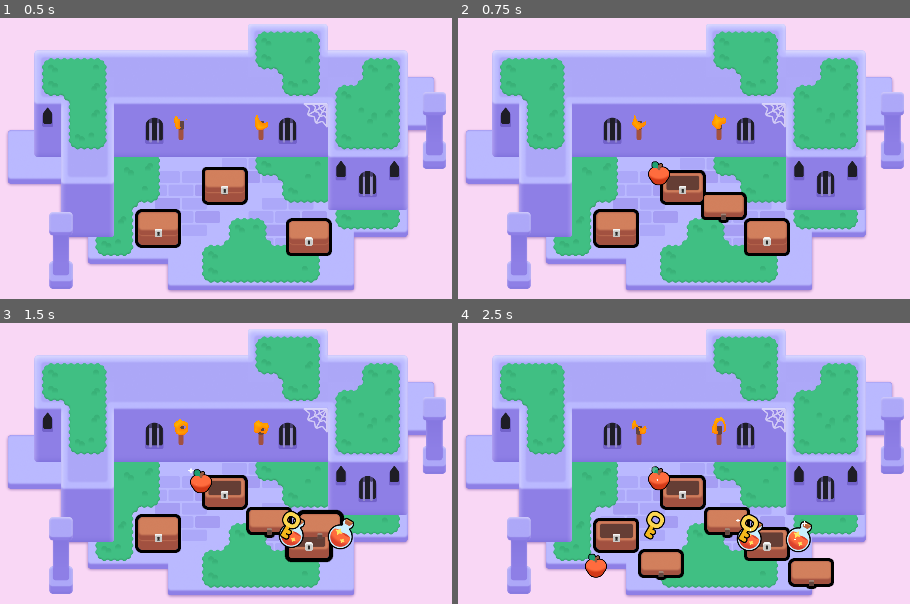
Above: before the commit, frames 1-4 (two rows, left to right).
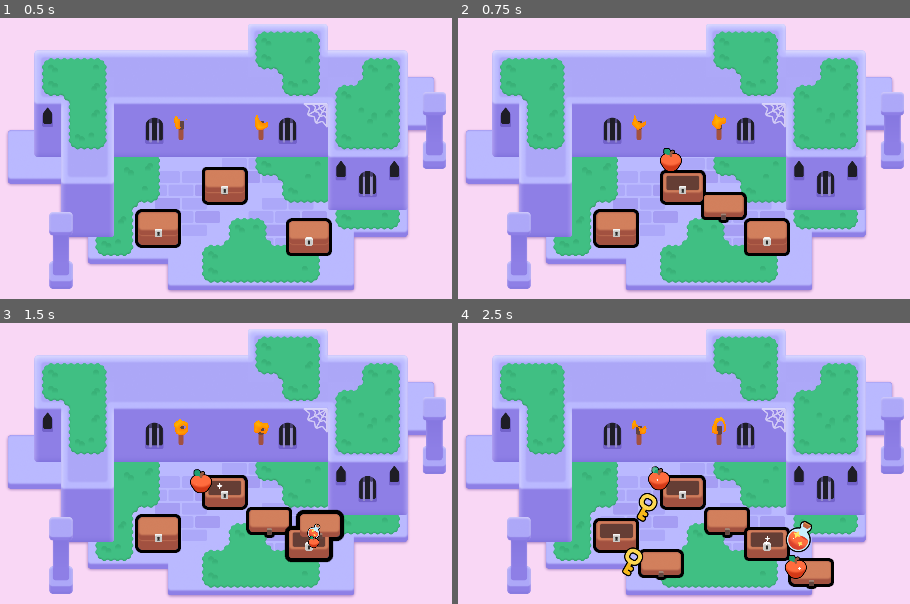
Above: after the commit, the same moments.

Repository: monkeytickler812/2d-GameDev-Course
Game: Godot game, scene res://lessons/mini_dungeon.tscn
Same seed, same stepped clock (60 frames per second), same inputs: the game is played once before the commit and once after it.
Inputs (mouse positions are in pixels of both pictures, inside the frame that each line leads up to):
- Up to frame 1 (0.5 s): no input
- Up to frame 2 (0.75 s): tap Enter at 0.5 s; move the mouse to (684, 183) at 0.52 s; press the mouse at (684, 183) at 0.53 s; hold D (move_right) from 0.53 s (still down)
- Up to frame 3 (1.5 s): tap Space at 0.77 s; move the mouse to (307, 542) at 1.27 s; release D (move_right) at 1.28 s; release the mouse at (307, 542) at 1.28 s; hold S (move_down) from 1.28 s (still down); right-click (307, 542) at 1.35 s; click (307, 542) at 1.42 s
- Up to frame 4 (2.5 s): tap Space at 1.52 s; move the mouse to (616, 533) at 2.02 s; release S (move_down) at 2.03 s; hold D (move_right) from 2.03 s (still down); tap Z at 2.1 s; click (616, 533) at 2.17 s

Frame 1 is identical in both runs. In frame 2, 0.6% of the frame differs, in the area x 42-50%, y 46-60%; in frame 3, 1.2%; in frame 4, 2.1%, in the area x 28-78%, y 60-92%.

Commit message:
L7 complete

Diff:
--- a/M06.looting_workbook/chest.gd
+++ b/M06.looting_workbook/chest.gd
@@ -3,23 +3,27 @@
 @export var possible_items: Array[PackedScene] = []
 
 @onready var canvas_group: CanvasGroup = $CanvasGroup
-@onready var animation_player: AnimationPlayer = $AnimationPlayer
+
 
 func _ready() -> void:
 	mouse_entered.connect(_on_mouse_entered)
 	mouse_exited.connect(_on_mouse_exited)
 	canvas_group.material.set_shader_parameter("line_thickness", 3.0)
 
+
 func set_outline_thickness(new_thickness: float) -> void:
 	canvas_group.material.set_shader_parameter("line_thickness", new_thickness)
+
 
 func _on_mouse_entered() -> void:
 	var tween := create_tween()
 	tween.tween_method(set_outline_thickness, 3.0, 6.0, 0.08)
 
+
 func _on_mouse_exited() -> void:
 	var tween := create_tween()
 	tween.tween_method(set_outline_thickness, 6.0, 3.0, 0.08)
+
 
 func _input_event(viewport: Node, event: InputEvent, shape_index: int):
 	var event_is_mouse_click: bool = (
@@ -31,22 +35,43 @@
 	if event_is_mouse_click:
 		open()
 
+
 func open() -> void:
-	animation_player.play("open")
+	input_pickable = false
 
-	input_pickable = false
+	get_node("AnimationPlayer").play("open", 0.1)
 
 	if possible_items.is_empty():
 		return
 
-	for current_index in range(randi_range(1, 3)):
+	for current_index in range(randi_range(1, 7)):
 		_spawn_random_item()
 
+
 func _spawn_random_item() -> void:
-	var loot_item: Area2D = possible_items.pick_random().instantiate()
+	var loot_item: Node2D = possible_items.pick_random().instantiate()
 	add_child(loot_item)
+
 
 	var random_angle := randf_range(0.0, 2.0 * PI)
 	var random_direction := Vector2(1.0, 0.0).rotated(random_angle)
 	var random_distance := randf_range(60.0, 120.0)
-	loot_item.position = random_direction * random_distance
+	var land_position := random_direction * random_distance
+
+	const FLIGHT_TIME := 0.4
+	const HALF_FLIGHT_TIME := FLIGHT_TIME / 2.0
+
+
+	var tween := create_tween()
+	tween.set_parallel()
+	loot_item.scale = Vector2(0.25, 0.25)
+	tween.tween_property(loot_item, "scale", Vector2(1.0, 1.0), HALF_FLIGHT_TIME)
+	tween.tween_property(loot_item, "position:x", land_position.x, FLIGHT_TIME)
+
+	tween = create_tween()
+	tween.set_trans(Tween.TRANS_QUAD)
+	tween.set_ease(Tween.EASE_OUT)
+	var jump_height := randf_range(30.0, 80.0)
+	tween.tween_property(loot_item, "position:y", land_position.y - jump_height, HALF_FLIGHT_TIME)
+	tween.set_ease(Tween.EASE_IN)
+	tween.tween_property(loot_item, "position:y", land_position.y, HALF_FLIGHT_TIME)
